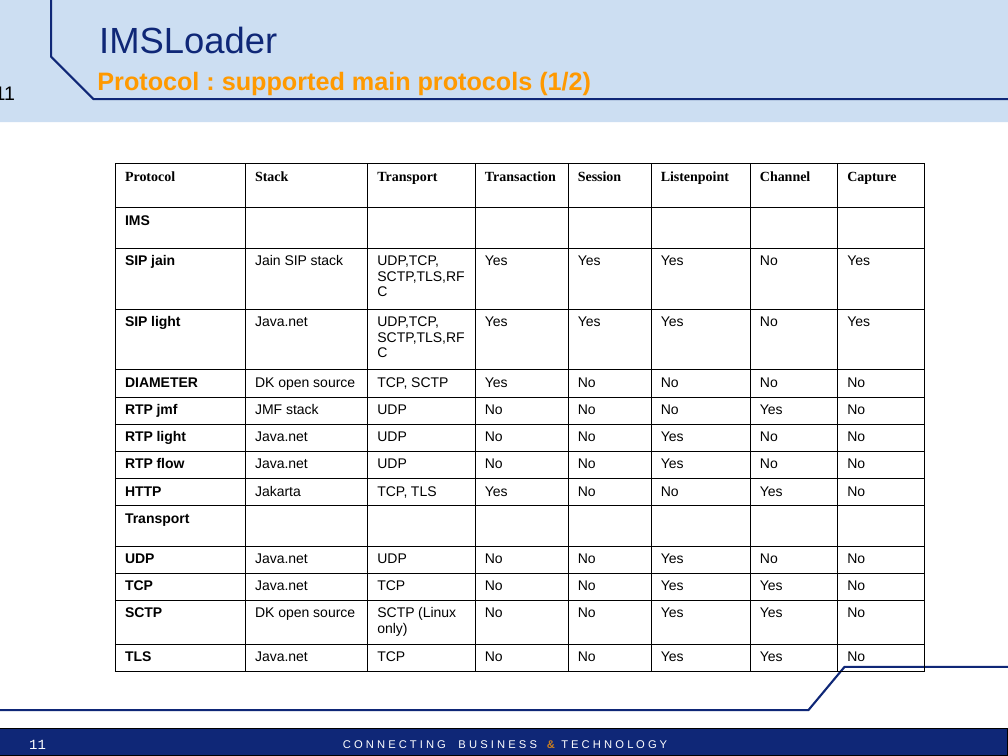
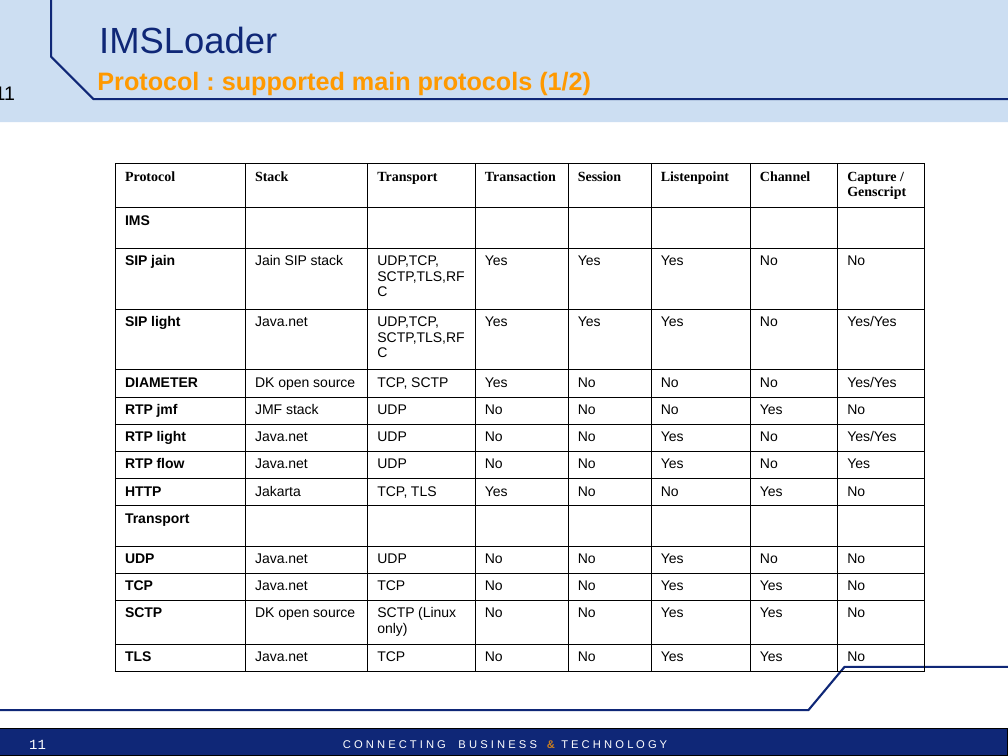
Before and after one commit to vu3mmg/mts-project, a slide deck: slide 11 of trunk/doc/IMSLoader-Pres-technical.ppt. Drawn at 1008x756 pixels with LibreOffice and Linux fonts; fonts in the diff are those of the drawing; background and template pictures are left out. Boxes give left, top, right and bottom in pixels: in the first picture for what was removed or moved away, otherwise in the second. Text is boxed around its words. In the diff, an @@ line names an element or a change of style, - is before the commit and + after.

```diff
--- a/trunk/doc/IMSLoader-Pres-technical.ppt
+++ b/trunk/doc/IMSLoader-Pres-technical.ppt
@@ table at (x1=115, y1=163, x2=924, y2=665) @@
-row 1, column 8: Capture
+row 1, column 8: Capture / / Genscript
-row 3, column 8: Yes
+row 3, column 8: No
-row 4, column 8: Yes
+row 4, column 8: Yes/Yes
-row 5, column 8: No
+row 5, column 8: Yes/Yes
-row 7, column 8: No
+row 7, column 8: Yes/Yes
-row 8, column 8: No
+row 8, column 8: Yes
```
Also in this commit, not shown: 3 other slides changed, 2 slides added.
